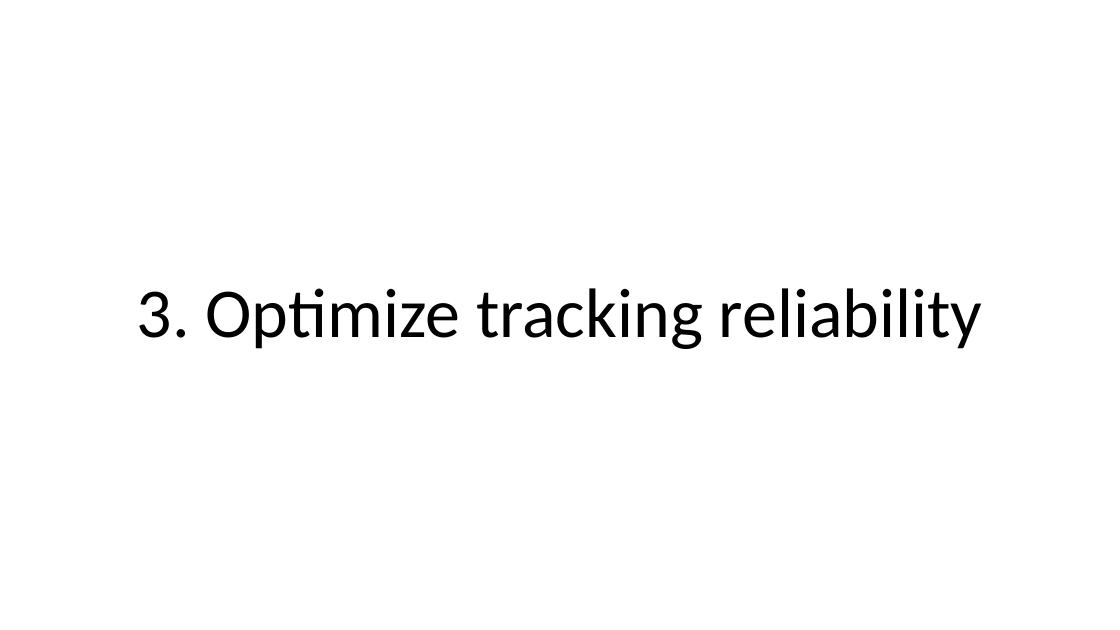
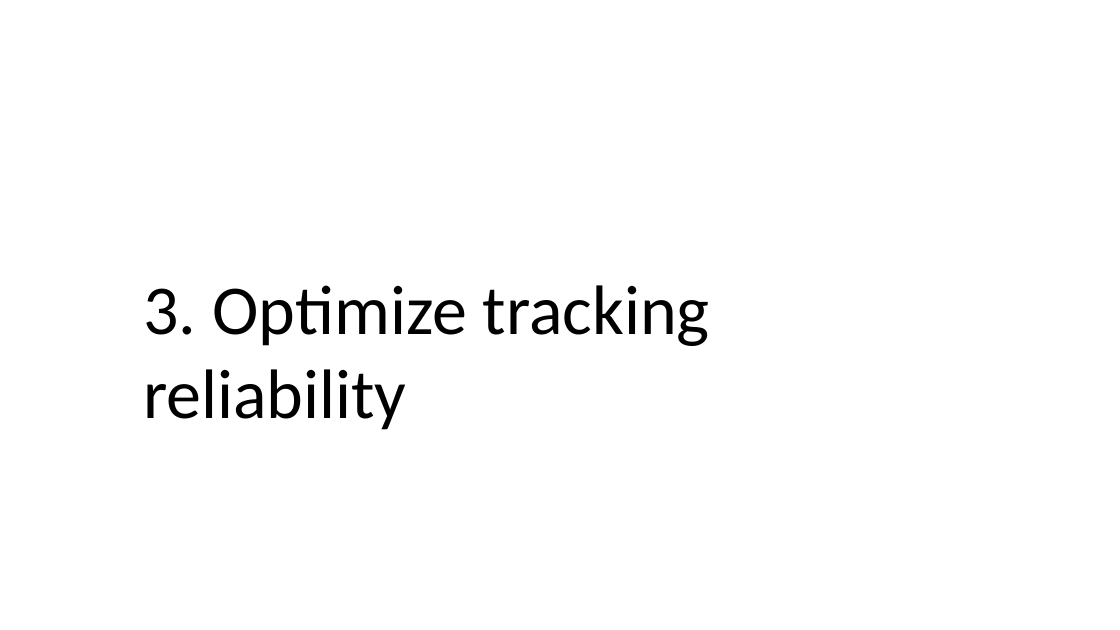
Before and after one commit to ebadier/ViveTrackers, a slide deck: slide 9 of Doc/ViveTrackersDocumentation.pptx. Drawn at 1120x630 pixels with LibreOffice and Linux fonts; fonts in the diff are those of the drawing. Boxes give left, top, right and bottom in pixels: in the first picture for what was removed or moved away, otherwise in the second. Text is boxed around its words. In the diff, an @@ line names an element or a change of style, - is before the commit and + after.

```diff
--- a/Doc/ViveTrackersDocumentation.pptx
+++ b/Doc/ViveTrackersDocumentation.pptx
@@ title "3. Optimize tracking reliability" at [143, 285, 710, 430]: letter spacing 0 to -0.1 pt in "reliability"; alignment centre to left; indent changed; line spacing 0.9 to 1; more space between paragraphs; vertical alignment middle to top @@
```
Also in this commit, not shown: 11 other slides changed, 1 other file.
